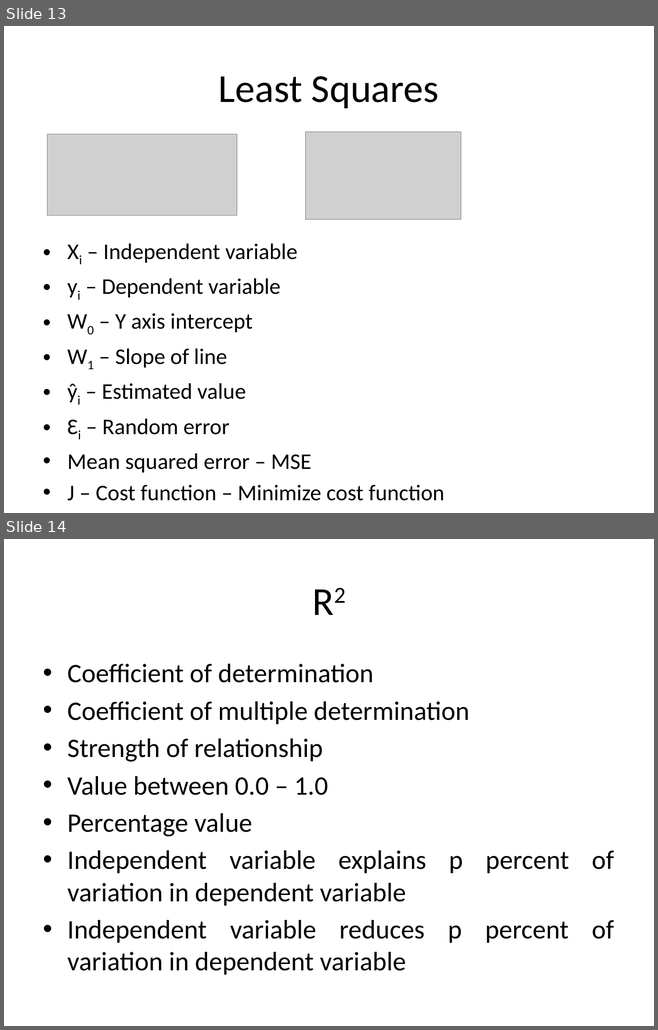
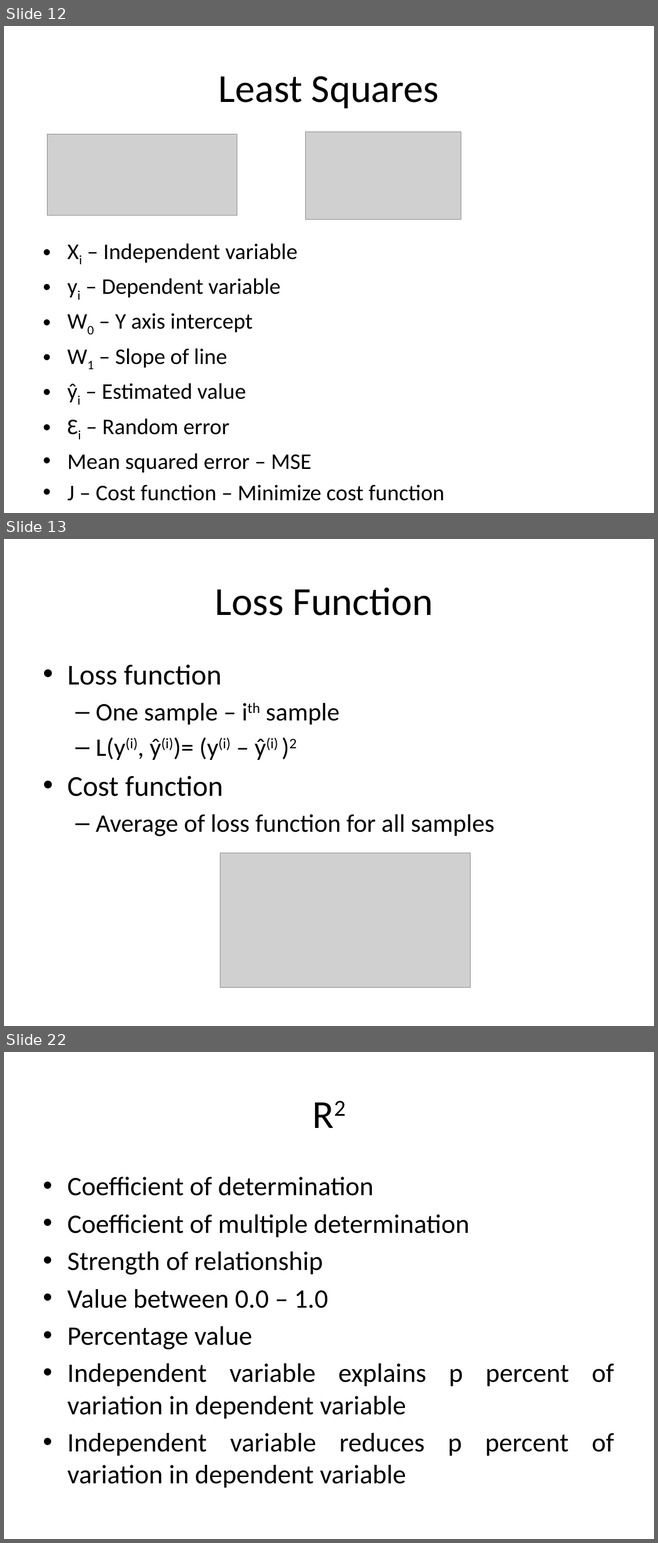
Before and after one commit to look4pritam/ArtificialIntelligence, a slide deck: MachineLearning/LinearRegression/LinearRegression.pptx. Shown one above the other, each under a label of ours: slides 13 and 14 before the commit, slides 12, 13 and 22 after it; the slides between them are not shown. The pictures are 658x1030 and 658x1543 pixels, drawn with LibreOffice and Linux fonts; fonts in the diff are those of the drawing; grey boxes stand for pictures. Boxes give left, top, right and bottom in pixels: in the first picture for what was removed or moved away, otherwise in the second. Text is boxed around its words. In the diff, an @@ line names an element or a change of style, - is before the commit and + after.

```diff
--- a/MachineLearning/LinearRegression/LinearRegression.pptx
+++ b/MachineLearning/LinearRegression/LinearRegression.pptx
@@ slide 13 added at bbox=[4, 539, 654, 1026], background #FFFFFF @@
@@ title added at bbox=[215, 587, 433, 616], 44 pt, text #000000 @@
+Loss Function
@@ text added at bbox=[67, 664, 494, 837], 28 pt, text #000000 @@
+• Loss function
+  – One sample – ith sample
+  – L(y(i), ŷ(i))= (y(i) – ŷ(i) )2
+• Cost function
+  – Average of loss function for all samples
@@ picture added at bbox=[220, 853, 470, 987] @@
@@ what was slide 13 is now slide 12 @@
@@ what was slide 14 is now slide 22 @@
```
Also in this commit, not shown: 1 slide changed, 8 other slides added, 2 slides removed.
